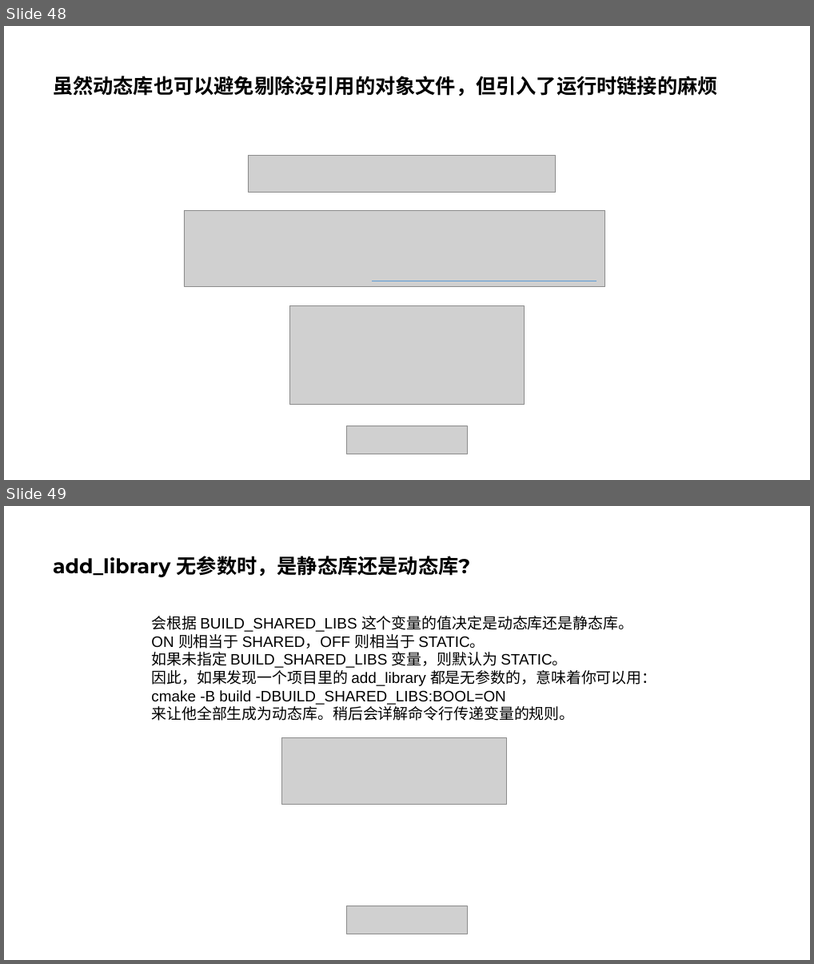
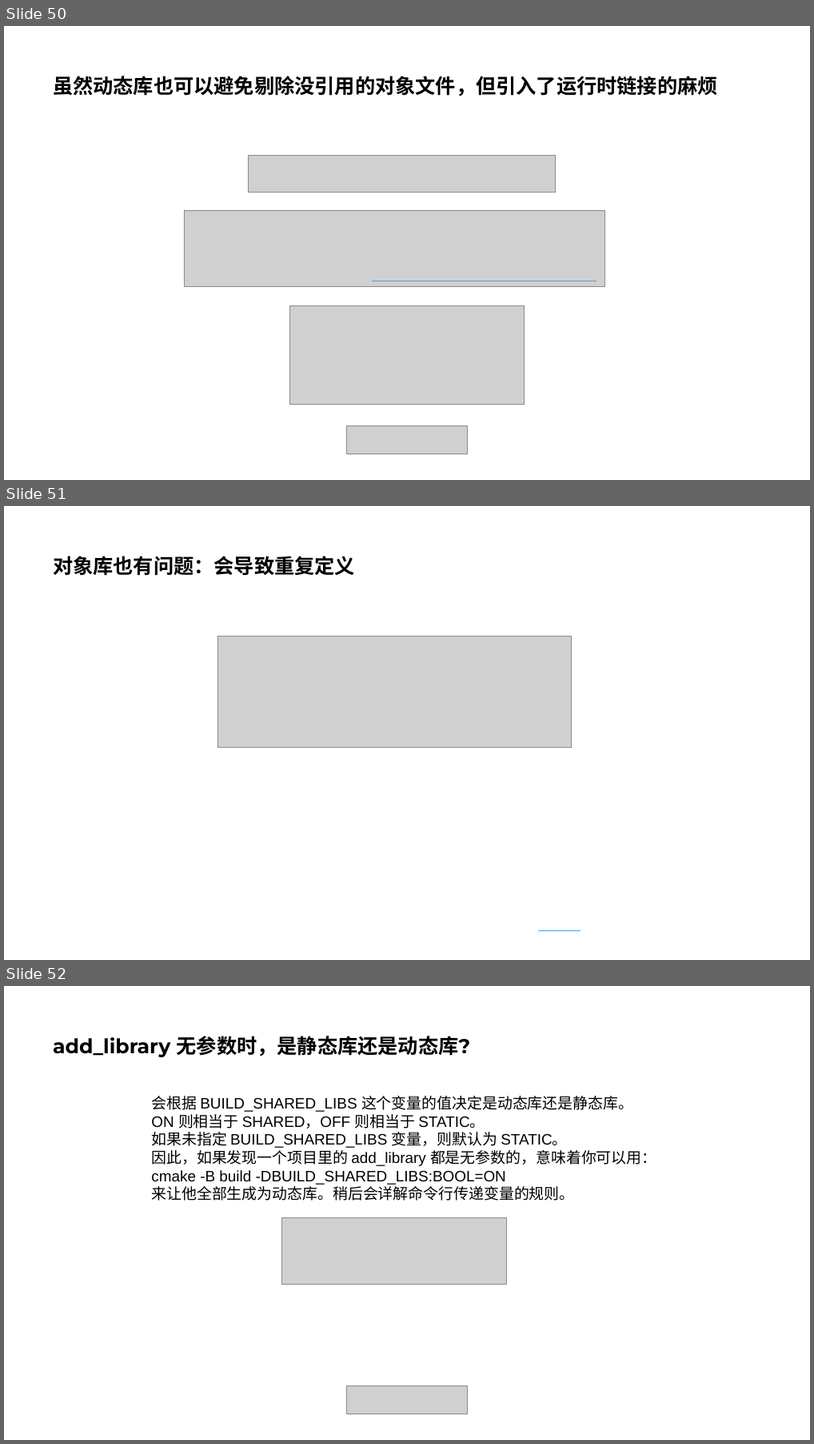
Before and after one commit to parallel101/course, a slide deck: 11/slides.pptx. Shown one above the other, each under a label of ours: slides 48 and 49 before the commit, slides 50, 51 and 52 after it. The pictures are 814x964 and 814x1444 pixels, drawn with LibreOffice and Linux fonts; fonts in the diff are those of the drawing; grey boxes stand for pictures. Boxes give left, top, right and bottom in pixels: in the first picture for what was removed or moved away, otherwise in the second. Text is boxed around its words. In the diff, an @@ line names an element or a change of style, - is before the commit and + after.

```diff
--- a/11/slides.pptx
+++ b/11/slides.pptx
@@ slide 51 added at (4,506,810,960), background #FFFFFF @@
@@ title added at (53,556,355,576), 24 pt, text #000000, bold @@
+对象库也有问题：会导致重复定义
@@ picture added at (218,636,571,748) @@
@@ line added from (538, 931) to (581, 931), #5B9BD5 0.5 pt @@
@@ what was slide 48 is now slide 50 @@
@@ what was slide 49 is now slide 52 @@
```
Also in this commit, not shown: 5 slides changed, 4 other slides added, 48 other files.
